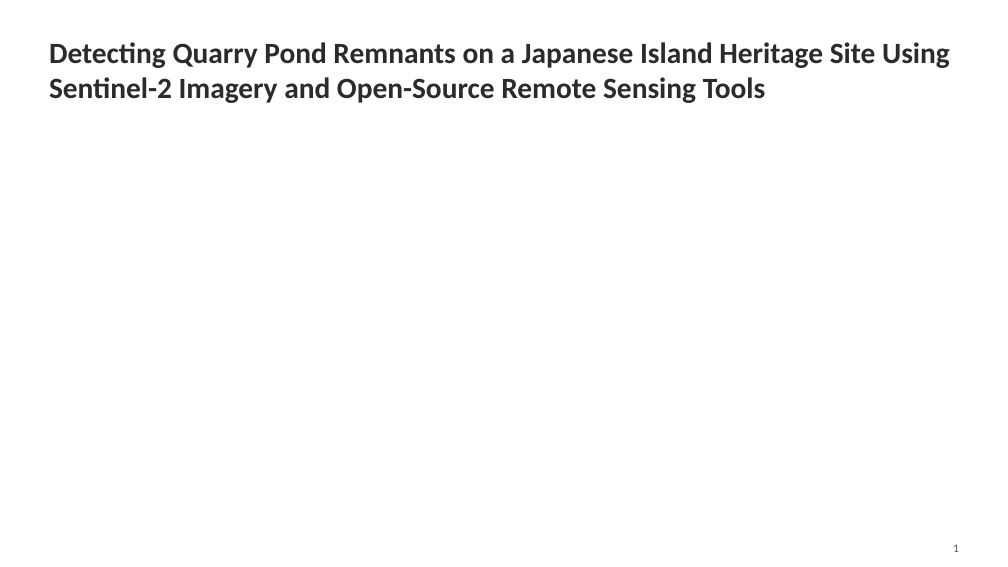
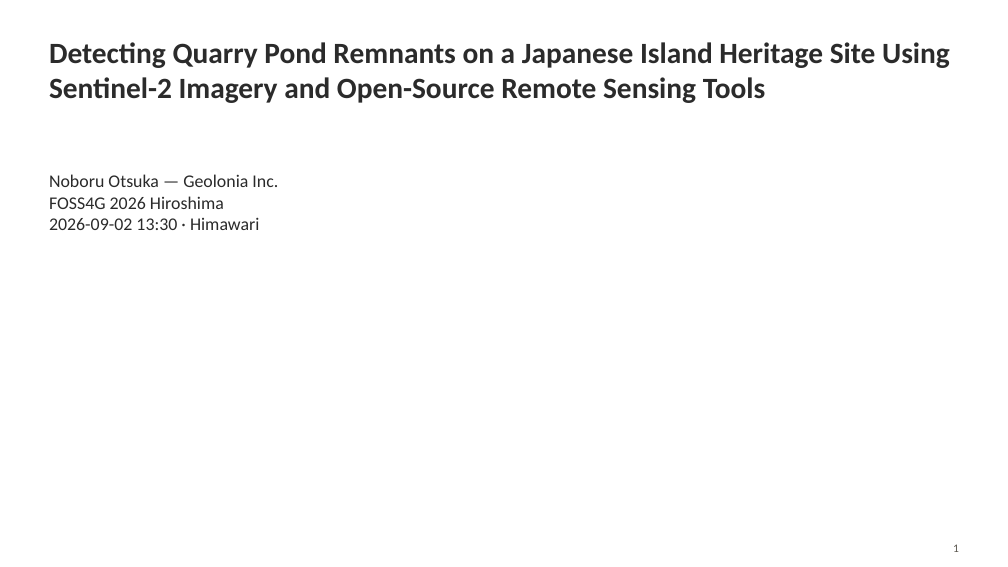
Before and after one commit to mopinfish/geo-laboratory, a slide deck: slide 1 of docs/presentations/exp002_kitagi_foss4g2026_presentation.pptx. Drawn at 1008x567 pixels with LibreOffice and Linux fonts; fonts in the diff are those of the drawing. Boxes give left, top, right and bottom in pixels: in the first picture for what was removed or moved away, otherwise in the second. Text is boxed around its words. In the diff, an @@ line names an element or a change of style, - is before the commit and + after.

```diff
--- a/docs/presentations/exp002_kitagi_foss4g2026_presentation.pptx
+++ b/docs/presentations/exp002_kitagi_foss4g2026_presentation.pptx
@@ text added at <box>49,174,278,230</box>, 17 pt, text #2B2B2B @@
+Noboru Otsuka — Geolonia Inc.
+FOSS4G 2026 Hiroshima
+2026-09-02 13:30 · Himawari
```
Also in this commit, not shown: 11 other slides changed, 2 other files.
